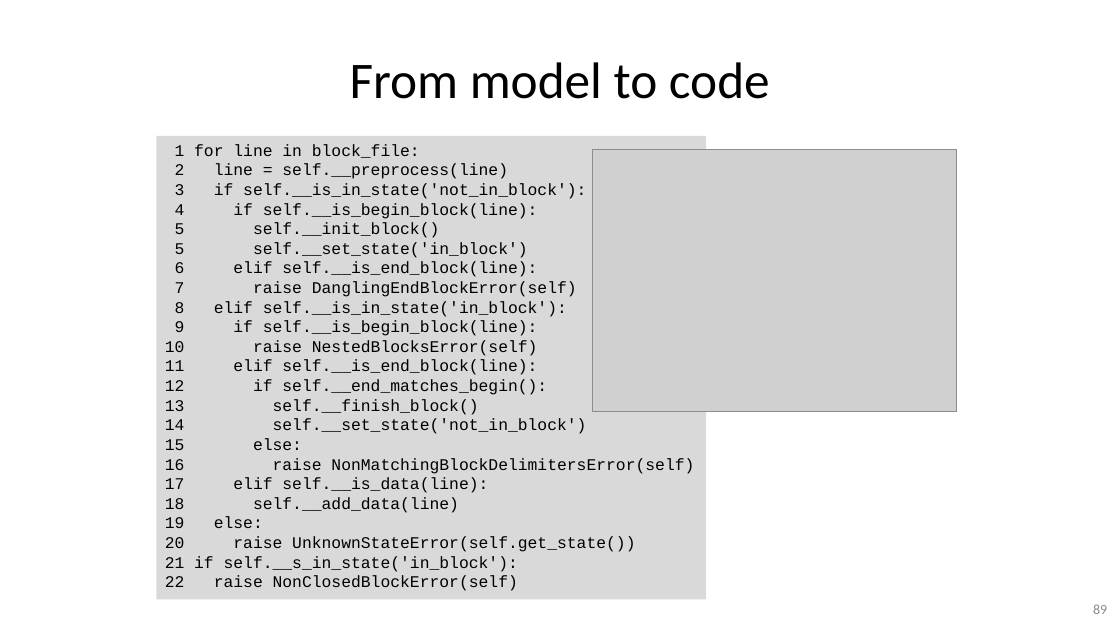
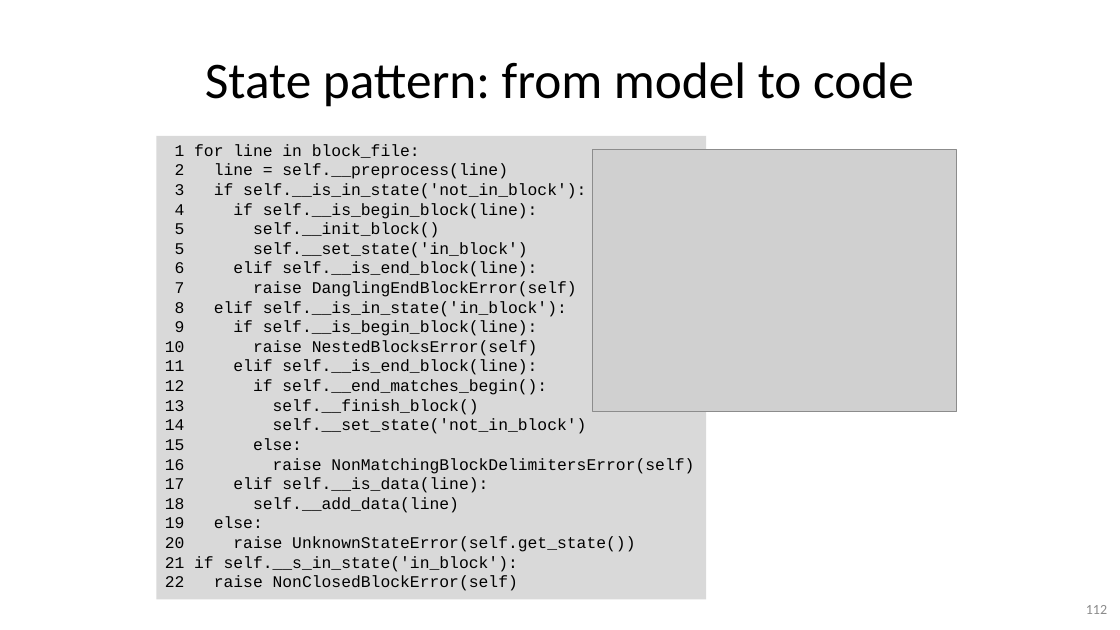
Before and after one commit to gjbex/Python-software-engineering, a slide deck: slide 112 of python_software_engineering.pptx (slide 89 before the commit). Drawn at 1120x630 pixels with LibreOffice and Linux fonts; fonts in the diff are those of the drawing; grey boxes stand for pictures. Boxes give left, top, right and bottom in pixels: in the first picture for what was removed or moved away, otherwise in the second. Text is boxed around its words. In the diff, an @@ line names an element or a change of style, - is before the commit and + after.

Commit message:
Add section on design patterns

```diff
--- a/python_software_engineering.pptx
+++ b/python_software_engineering.pptx
@@ title at <box>205,62,914,107</box>: text changed @@
-From model to code
+State pattern: from model to code
@@ page number at <box>1086,605,1107,614</box>: text changed @@
-89
+112
```
Also in this commit, not shown: 11 other slides changed, 6 slides added.
